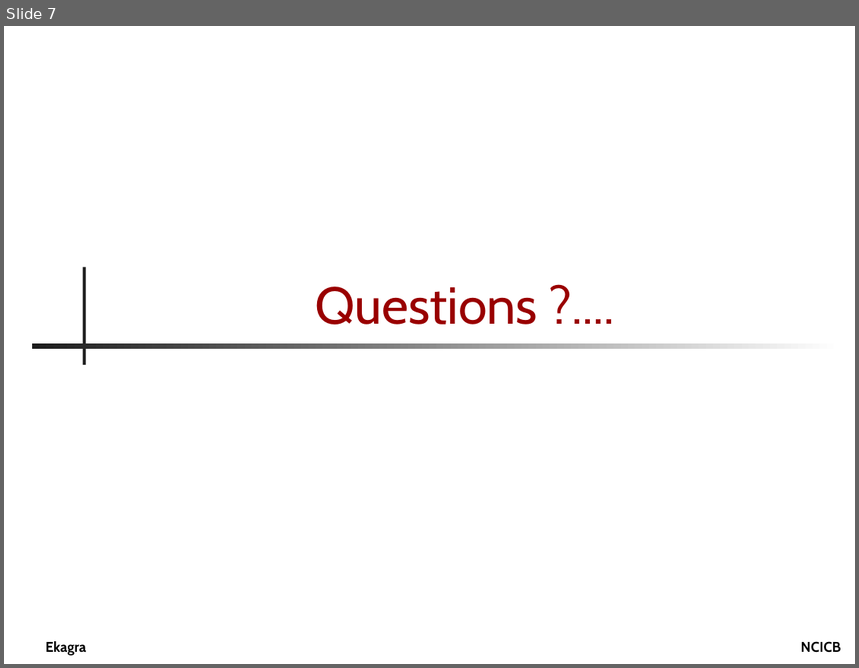
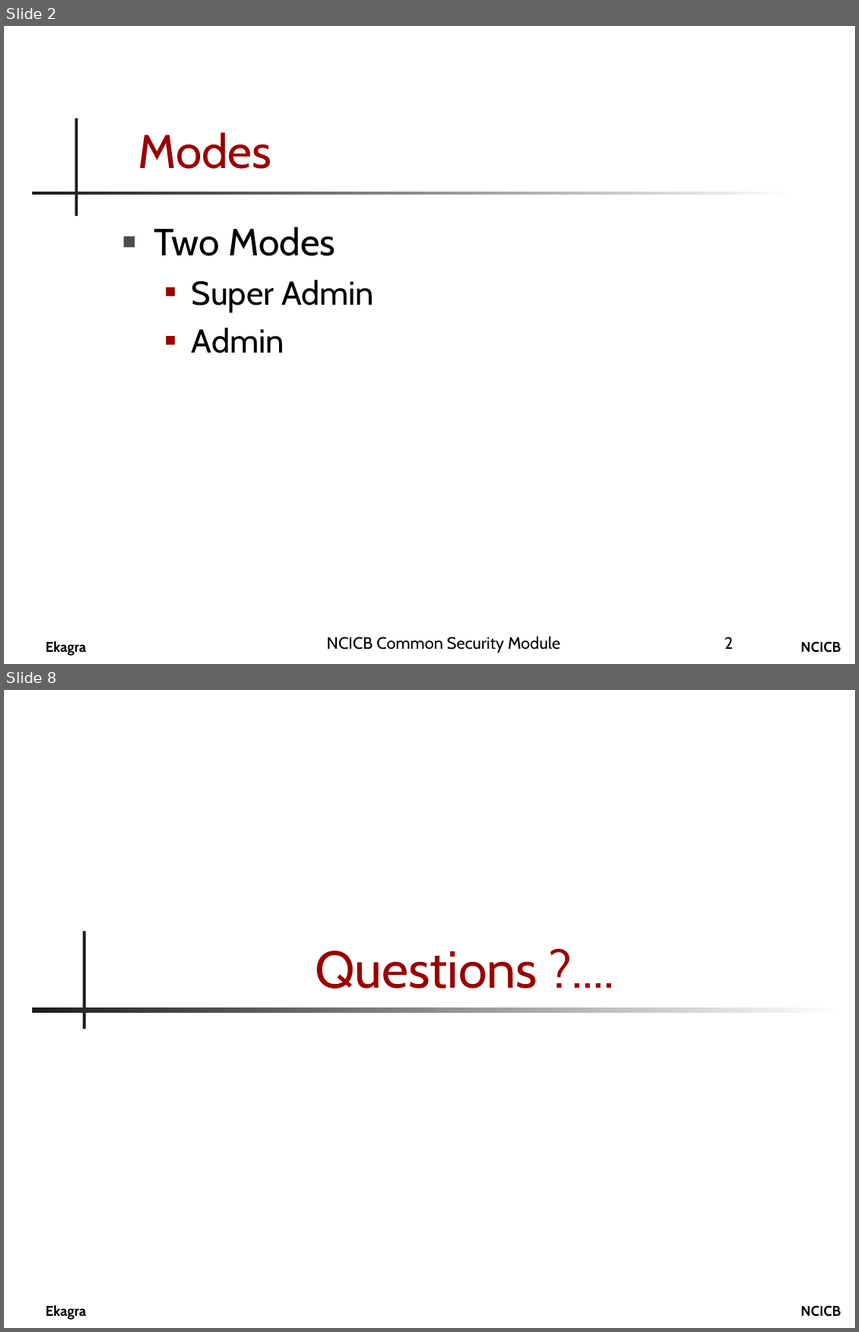
Before and after one commit to CBIIT/common-security-module-docs, a slide deck: Presentations/CSM_UPT_Presentation.ppt. Shown one above the other, each under a label of ours: slide 7 before the commit, slides 2 and 8 after it; the slides between them are not shown. The pictures are 859x668 and 859x1332 pixels, drawn with LibreOffice and Linux fonts; fonts in the diff are those of the drawing; background and template pictures are left out. Boxes give left, top, right and bottom in pixels: in the first picture for what was removed or moved away, otherwise in the second. Text is boxed around its words. In the diff, an @@ line names an element or a change of style, - is before the commit and + after.

```diff
--- a/Presentations/CSM_UPT_Presentation.ppt
+++ b/Presentations/CSM_UPT_Presentation.ppt
@@ slide 2 added at (4, 26, 855, 664), background #FFFFFF; not listed: 2 template elements that a slide beside it also shows @@
@@ rectangle added at (75, 118, 77, 216), fill #1C1C1C @@
@@ title added at (138, 132, 272, 169), 40 pt, text #990000 @@
+Modes
@@ rectangle added at (32, 192, 798, 195), fill gradient #FFFFFF to #1C1C1C @@
@@ text added at (154, 227, 374, 354), 28 pt, text #000000 @@
+■ Two Modes
+  ■ Super Admin
+  ■ Admin
@@ text added at (327, 636, 560, 653), 14 pt, text #000000 @@
+NCICB Common Security Module
@@ page number added at (724, 637, 733, 649), 14 pt, text #000000 @@
+2
@@ what was slide 7 is now slide 8 @@
```
Also in this commit, not shown: 5 slides changed, 1 other slide added, 1 slide removed.
